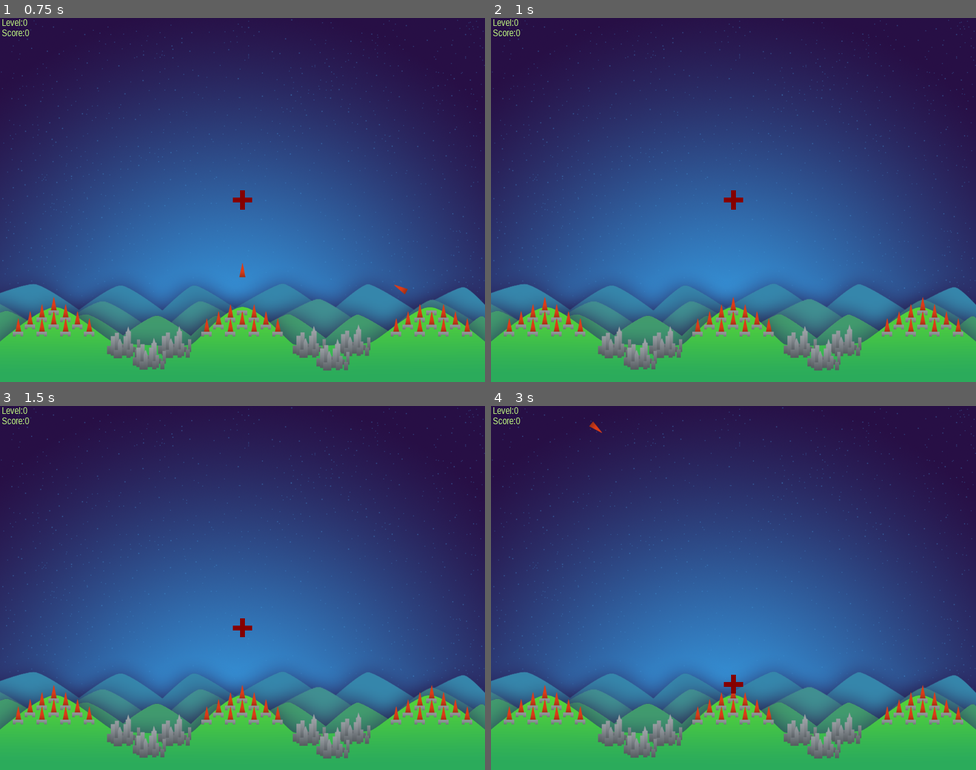
Above: before the commit, frames 1-4 (two rows, left to right).
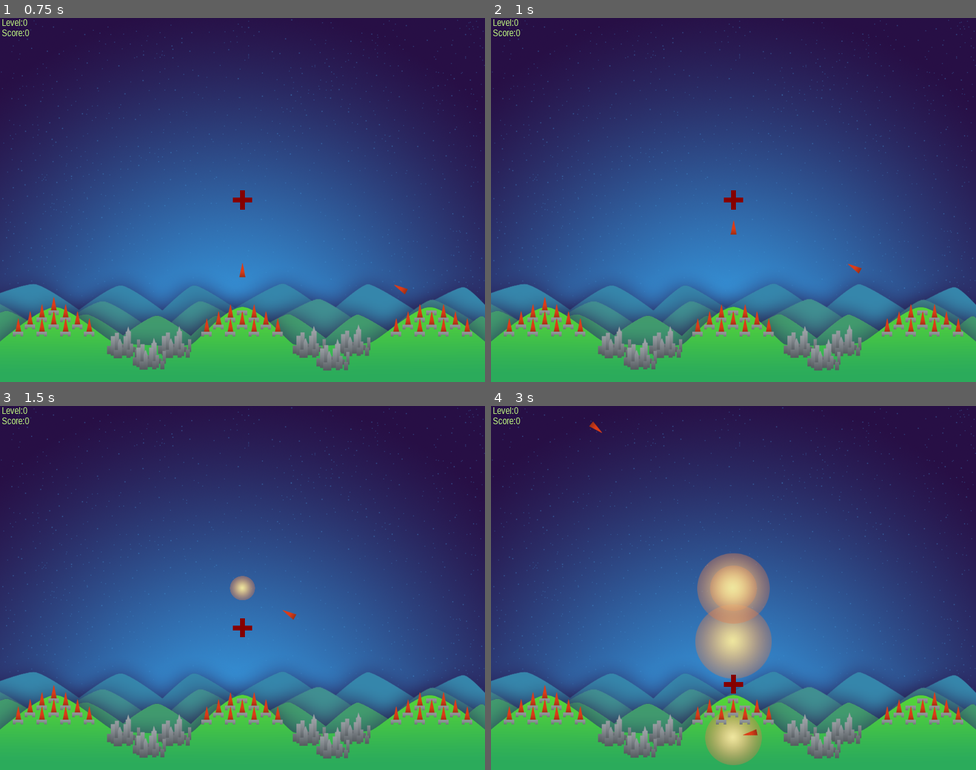
Above: after the commit, the same moments.

Repository: ghfox/MissileCommand
Game: Godot game, scene res://Scn/Main.tscn
The game is run twice, just before and just after one commit, with the same random seed, the same clock (stepped at 60 frames per second) and the same inputs.
Inputs:
- Up to frame 1 (0.75 s): tap Enter at 0.5 s; hold D (fire_right) from 0.53 s (still down); hold W (fire_center) from 0.53 s (still down)
- Up to frame 2 (1 s): keep holding D (fire_right); keep holding W (fire_center); tap Tab (ui_focus_next) at 0.8 s
- Up to frame 3 (1.5 s): tap Space at 1.25 s; release D (fire_right) at 1.28 s; release W (fire_center) at 1.28 s; hold Down (move_down) from 1.28 s (still down); tap Tab (ui_focus_next) at 1.35 s
- Up to frame 4 (3 s): tap W (fire_center) at 1.55 s; release Down (move_down) at 2.03 s; hold D (fire_right) 2.03-2.78 s; hold W (fire_center) 2.03-2.78 s; tap Tab (ui_focus_next) at 2.3 s; hold Up (move_up) from 2.78 s (still down); tap Shift (move_faster) at 2.85 s

Frame 1 is identical in both runs. In frame 2, 0.1% of the frame differs, in the area x 49-90%, y 55-81%; in frame 3, 0.4%; in frame 4, 5.8%, in the area x 42-90%, y 40-99%.

Commit message:
resets

Diff:
--- a/Scr/City.gd
+++ b/Scr/City.gd
@@ -11,4 +11,8 @@
 		if(is_in_group("Cities")):
 			visible = false
 			remove_from_group("Cities")
-	pass # Replace with function body.
+	pass
+
+func reset():
+	add_to_group("Cities")
+	visible = true
--- a/Scr/EnemyMissile.gd
+++ b/Scr/EnemyMissile.gd
@@ -28,6 +28,6 @@
 	pass
 
 func hitExplosion():
-	Global.score(10)
+	Global.setScore(10)
 	queue_free()
 	pass
--- a/Scr/Global.gd
+++ b/Scr/Global.gd
@@ -8,16 +8,23 @@
 	levelD = 0
 	pass
 
-func score(val: int):
+func setScore(val: int):
 	scoreD += val
 	updateHUD()
 
-func level(val: int):
-	levelD = val
+func setLevel(val: int):
+	levelD += val
 	updateHUD()
+
+func level() -> int:
+	return levelD
+
+func score() -> int:
+	return scoreD
 
 func reset():
 	scoreD = 0
+	levelD = 0
 	updateHUD()
 
 func updateHUD():
--- a/Scr/Main.gd
+++ b/Scr/Main.gd
@@ -1,13 +1,13 @@
 extends Node2D
 
 var nodeStr = "%s%d"
-var level = 0
 var enemyMissilesRemaining = 0
+export var startAmount = 20
 
 var enemyMissile = preload("res://Scn/EnemyMissile.tscn")
 
 func _ready():
-	enemyMissilesRemaining = 20
+	enemyMissilesRemaining = startAmount
 	pass
 
 func _input(event):
@@ -19,21 +19,25 @@
 	if event.is_action_pressed("fire_right"):
 		$Battery2.fireMissile(dest)
 
-	if event.is_action_pressed("ui_focus_next"):
+	if event.is_action_pressed("reset"):
+		get_tree().call_group("Enemies","queue_free")
 		resetBatteries()
+		resetCities()
+		enemyMissilesRemaining = startAmount
+		Global.reset()
 	pass
 
 func _process(delta):
 	if(!fireMissile() and get_tree().get_nodes_in_group("Enemies").size() == 0):
-		resetBatteries()
-		level += 1
-		Global.level(level)
-		enemyMissilesRemaining = 20 + level
+		if(get_tree().get_nodes_in_group("Cities").size() > 0):
+			resetBatteries()
+			Global.setLevel(1)
+			enemyMissilesRemaining = 20 + Global.level()
 	pass
 
 func fireMissile():
 	if(enemyMissilesRemaining > 0):
-		if(randi()%1000 < 5 + level):
+		if(randi()%1000 < 5 + Global.level()):
 			var newMissile = enemyMissile.instance()
 			newMissile.position = Vector2(randi()%1024,0)
 			add_child_below_node($BG,newMissile)
@@ -45,3 +49,7 @@
 	get_tree().call_group("Explosions","queue_free")
 	for i in range(3):
 		get_node(nodeStr % ["Battery",i]).reset()
+
+func resetCities():
+	for i in range(6):
+		get_node(nodeStr % ["City" , i]).reset()
